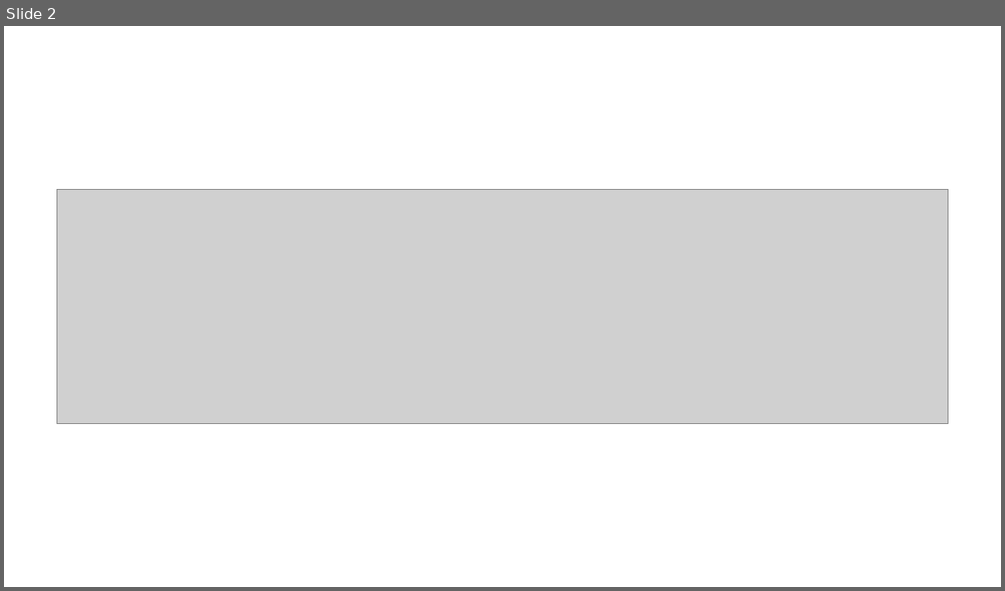
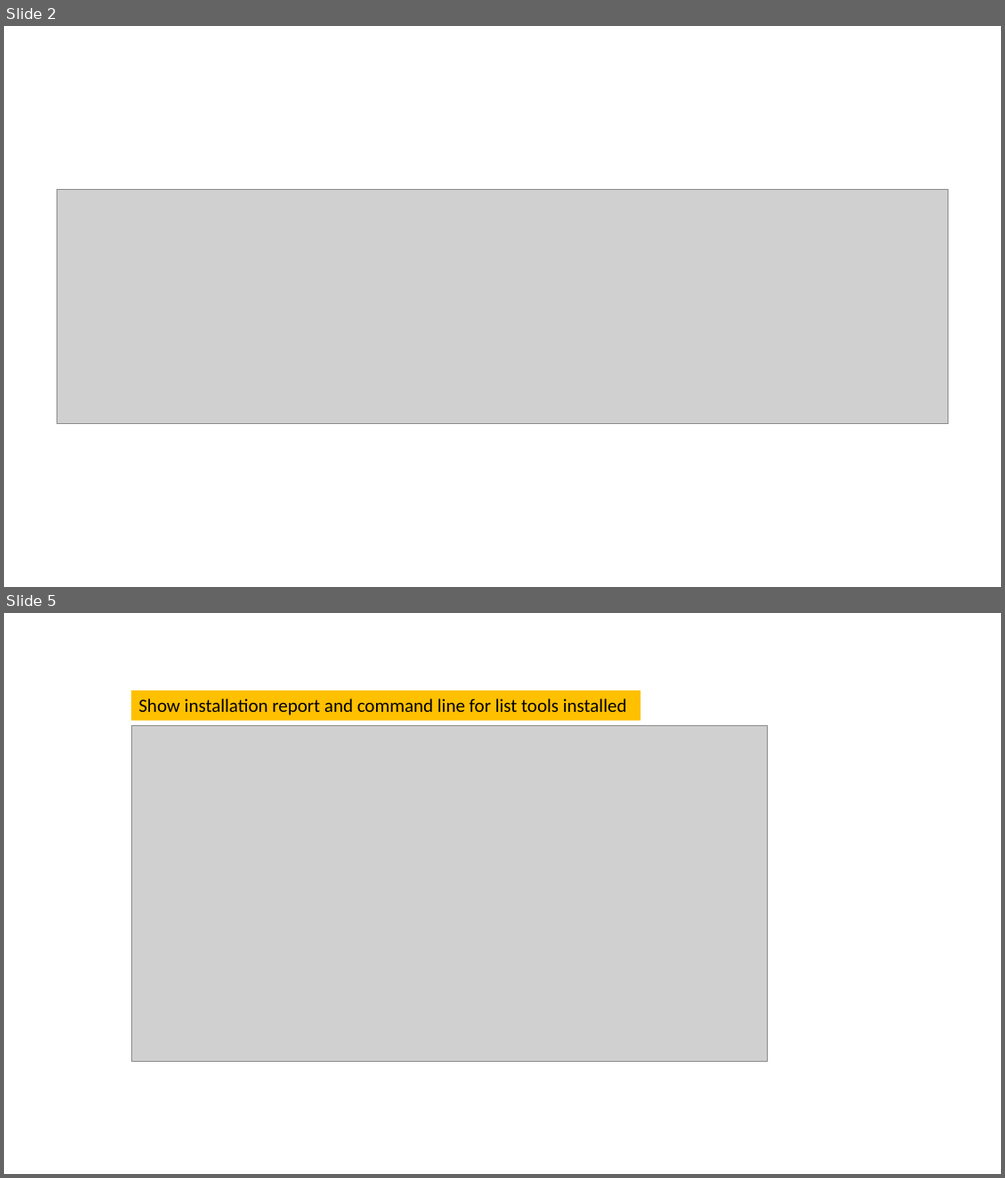
Before and after one commit to frankwxu/digital-forensics-lab, a slide deck: Help/Tool_installation.pptx. Shown one above the other, each under a label of ours: slide 2 before the commit, slides 2 and 5 after it; the slides between them are not shown. The pictures are 1005x591 and 1005x1178 pixels, drawn with LibreOffice and Linux fonts; fonts in the diff are those of the drawing; grey boxes stand for pictures; background and template pictures are left out. Boxes give left, top, right and bottom in pixels: in the first picture for what was removed or moved away, otherwise in the second. Text is boxed around its words. In the diff, an @@ line names an element or a change of style, - is before the commit and + after.

Commit message:
new script for tool installation

```diff
--- a/Help/Tool_installation.pptx
+++ b/Help/Tool_installation.pptx
@@ slide 5 added at [4,613,1001,1174], background #FFFFFF @@
@@ rectangle added at [131,690,640,720], fill #FFC000, 18 pt, text #000000 @@
+Show installation report and command line for list tools installed
@@ picture added at [131,725,768,1061] @@
```
Also in this commit, not shown: 1 slide changed, 4 other slides added, 1 slide removed, 4 other files.
